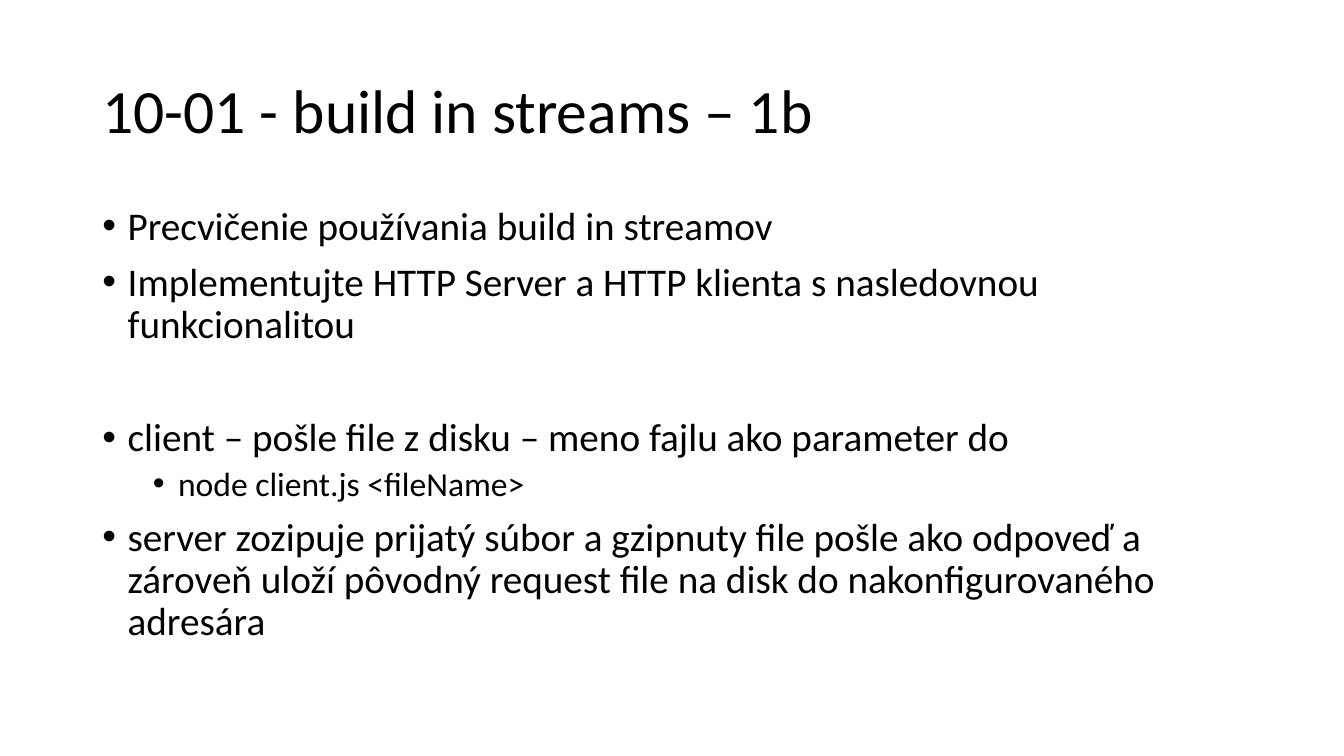
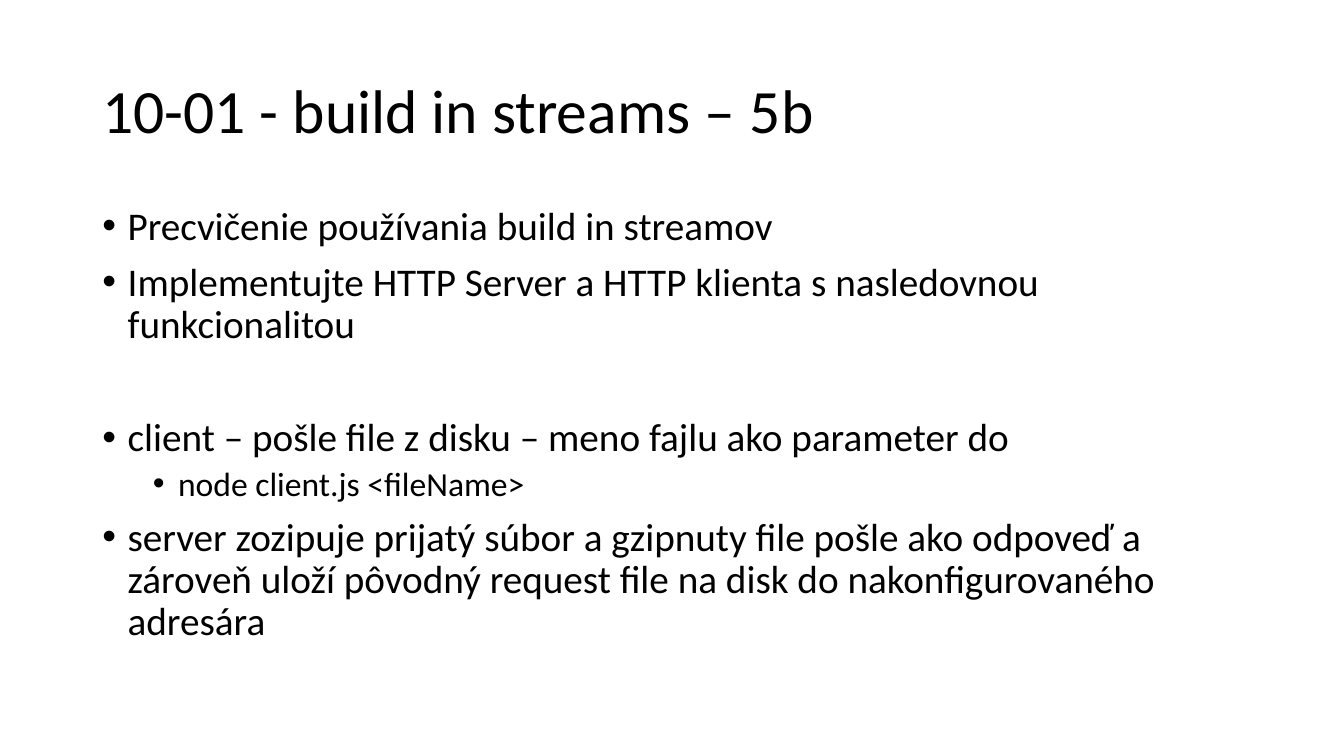
Before and after one commit to FidasL/wawjs, a slide deck: slide 2 of 10-cvicenie/cvicenie10.pptx. Drawn at 1344x756 pixels with LibreOffice and Linux fonts; fonts in the diff are those of the drawing. Boxes give left, top, right and bottom in pixels: in the first picture for what was removed or moved away, otherwise in the second. Text is boxed around its words. In the diff, an @@ line names an element or a change of style, - is before the commit and + after.

```diff
--- a/10-cvicenie/cvicenie10.pptx
+++ b/10-cvicenie/cvicenie10.pptx
@@ title at (102,90,814,134): text changed @@
-10-01 - build in streams – 1b
+10-01 - build in streams – 5b
```
Also in this commit, not shown: 18 other files.
